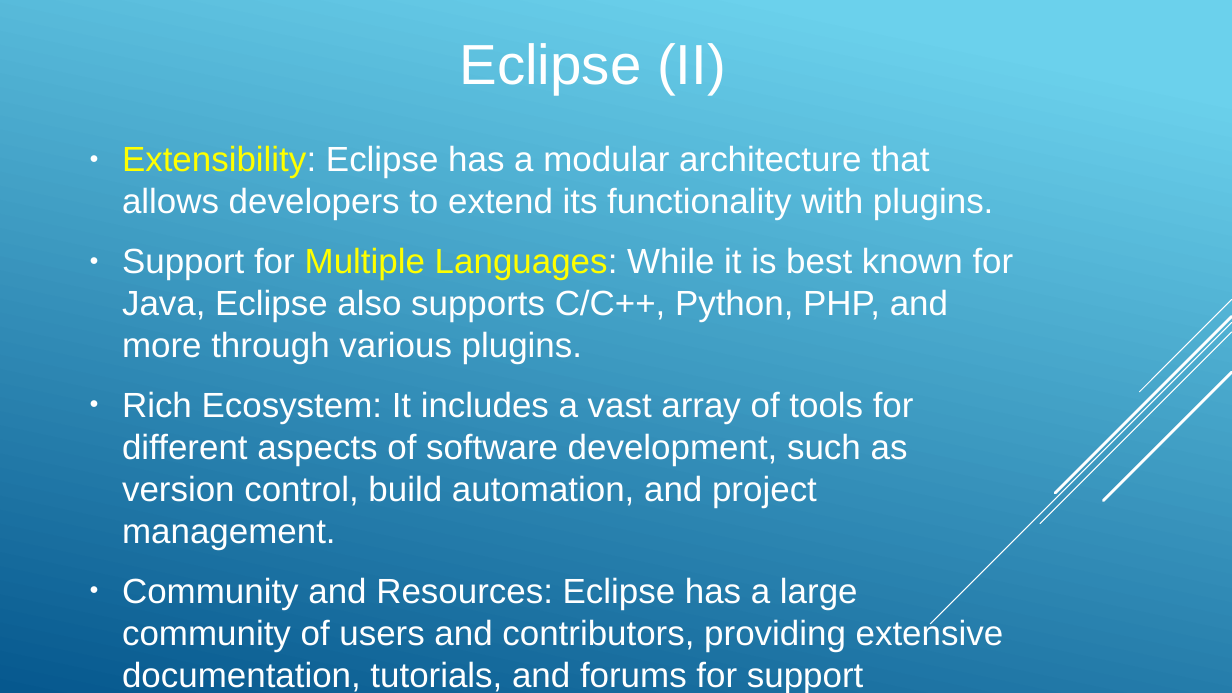
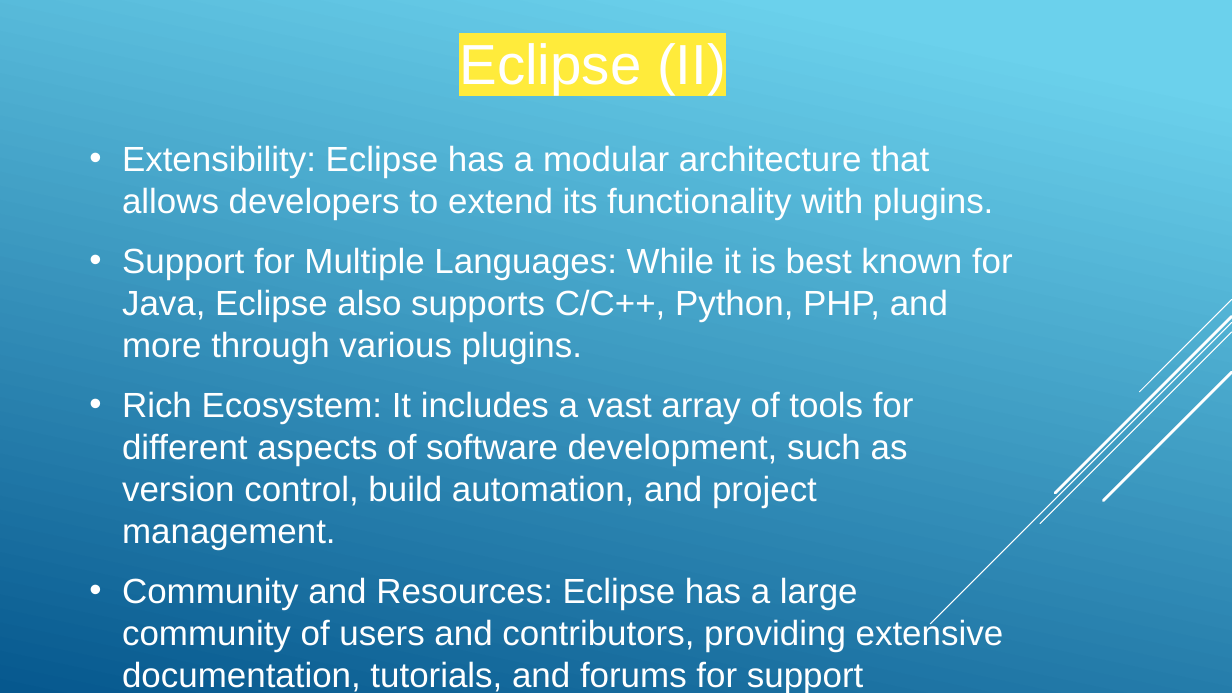
Before and after one commit to yckoincgu/C_Programming, a slide deck: slide 14 of 113/0_Introduction/C01_introduction.odp. Drawn at 1232x693 pixels with LibreOffice and Linux fonts; fonts in the diff are those of the drawing. Boxes give left, top, right and bottom in pixels: in the first picture for what was removed or moved away, otherwise in the second. Text is boxed around its words. In the diff, an @@ line names an element or a change of style, - is before the commit and + after.

```diff
--- a/113/0_Introduction/C01_introduction.odp
+++ b/113/0_Introduction/C01_introduction.odp
@@ title "Eclipse (II)" at [459, 43, 726, 94]: highlight none to #FFEB3B @@
@@ text "Extensibility: Eclipse has a modular ..." at [122, 145, 1013, 693]: text colour #FFFF00 to #FFFFFF in "Extensibility:", "Multiple Languages:"; bullet ● to • @@
```
Also in this commit, not shown: 19 other slides changed, 3 other files.
